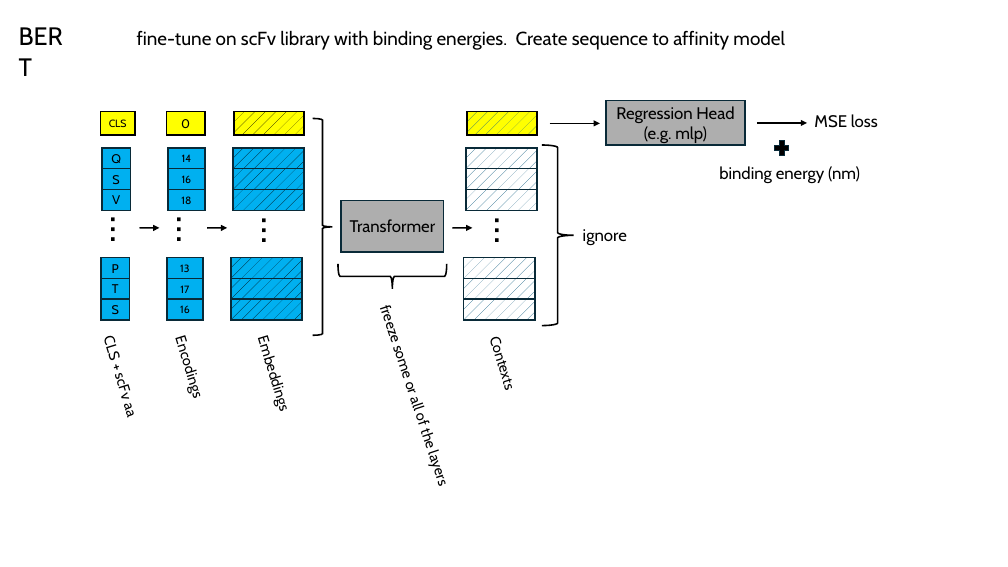
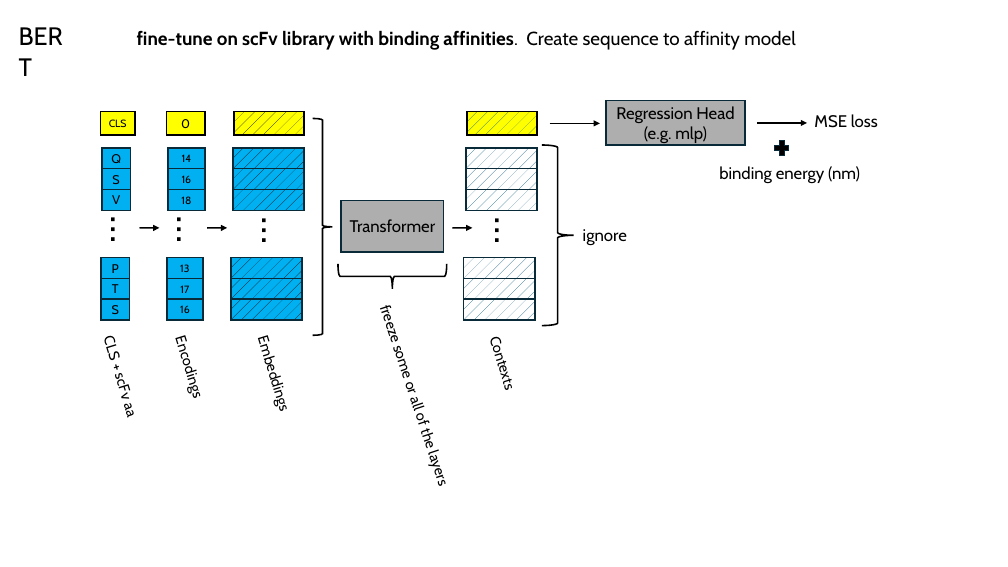
Before and after one commit to planaria158/BERT-antibody-antigen-binding-energy, a slide deck: slide 9 of Homework-aAlphaBio.pptx. Drawn at 1008x567 pixels with LibreOffice and Linux fonts; fonts in the diff are those of the drawing. Boxes give left, top, right and bottom in pixels: in the first picture for what was removed or moved away, otherwise in the second. Text is boxed around its words. In the diff, an @@ line names an element or a change of style, - is before the commit and + after.

Commit message:
slide deck

```diff
--- a/Homework-aAlphaBio.pptx
+++ b/Homework-aAlphaBio.pptx
@@ text at (137, 30, 796, 50): text changed; bold on @@
-fine-tune on scFv library with binding energies. Create sequence to affinity model
+fine-tune on scFv library with binding affinities. Create sequence to affinity model
```
Also in this commit, not shown: 2 other slides changed, 9 slides added, 1 slide removed.
